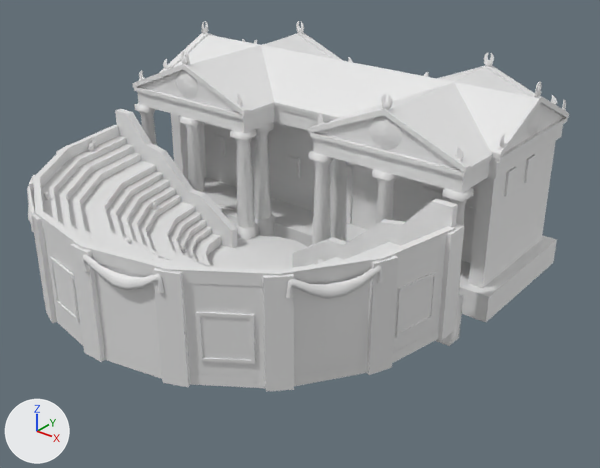
An edit to the COLLADA model art/meshes/structural/cyrene/theater.dae, drawn before and after from the same camera.
Before and after are seen from a camera (50 mm lens) standing at (29.4, -34.9, 23.1) and looking at (2.4, -1.2, 2.1). The lights are fixed; the arrows at lower left show +X, +Y and +Z. The older version comes first. Vertices at exactly the same position are counted once.

In view in the first picture: 'theate'.
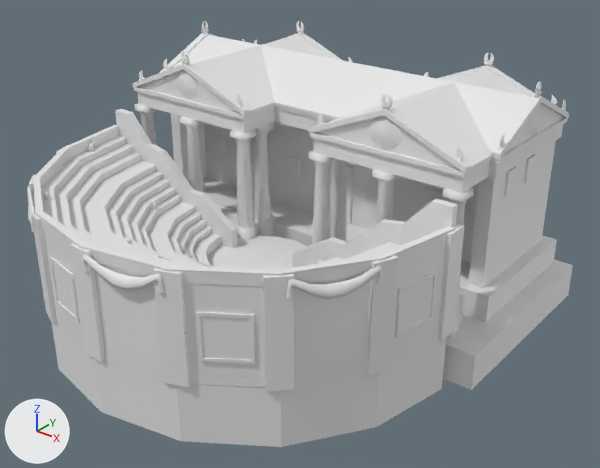
The change, as JSON lines over the scene's bpy script:
```json
{"block": "me_cube_148", "where": "# used by ob_theate; location = (0.0, 0.0, 0.0)"}
{"op": "remove", "block": "me_cube_148", "code": "me_cube_148.from_pydata(...)  # 3008 vertices, 4962 faces; spans x -12.4..13.0, y -14.9..10.9, z -1.7..11.2"}
{"op": "add", "block": "me_cube_148", "code": "me_cube_148.from_pydata(...)  # 3034 vertices, 4986 faces; spans x -13.5..14.1, y -14.9..11.3, z -3.4..11.2"}
{"block": "me_cube_148", "change": "me_cube_148 part 1: the loose piece of 18 vertices spanning x -12.2..12.7, y -14.6..-2.2, z 0.0..0.5 is copied, and the copy is scaled about its middle by (1, 1, 5.81), then moved by (0.0, 0.0, -2.0); it spans x -12.2..12.7, y -14.6..-2.2, z -3.4..0.0"}
{"block": "me_cube_148", "change": "me_cube_148 part 2"}
{"block": "me_cube_148", "change": "2 faces are deleted"}
{"block": "me_cube_148", "change": "8 vertices are added at x -13.5..14.1, y -1.4..11.3, z -3.3..-1.2"}
{"block": "me_cube_148", "change": "10 new faces join them"}
```

Where the change shows, as pixel boxes (x1, y1, x2, y2) in the pictures (600 x 468 px):
```json
{"object": "theate", "change": "reshaped", "before": [27, 21, 569, 391], "after": [27, 21, 573, 447], "on screen": "15% taller"}
{"part": 1, "of": "me_cube_148", "change": "added", "after": [52, 322, 446, 447]}
{"part": 2, "of": "me_cube_148", "change": "built on", "after": [443, 259, 573, 390]}
```
